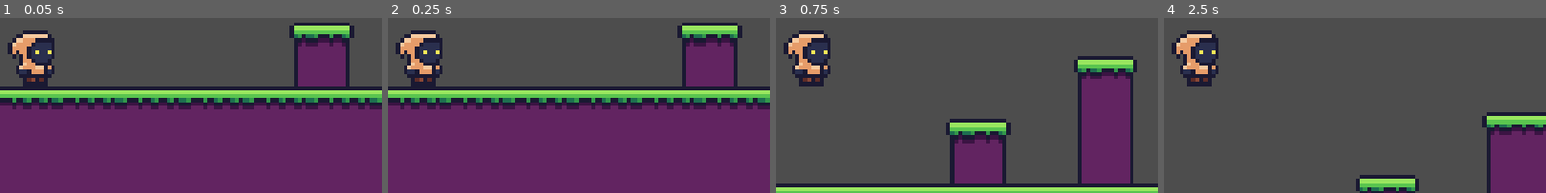
Above: before the commit, frames 1-4 (left to right).
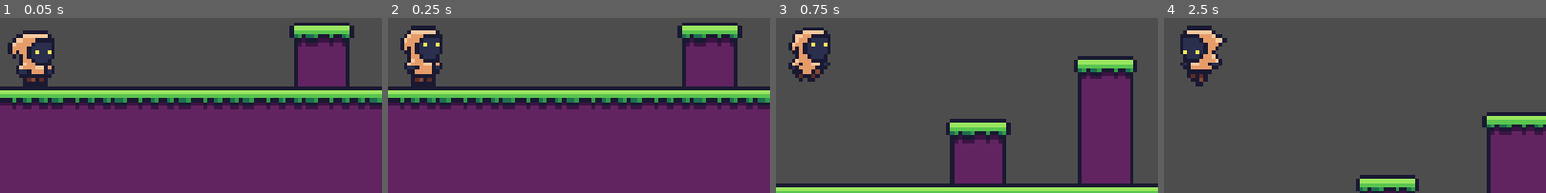
Above: after the commit, the same moments.

Repository: Gelis-hakutaku/godot_experimentations
Game: Godot game, scene res://Assets/Scenes/Platformer2D/Area_01.tscn
The game is run twice, just before and just after one commit, with the same random seed, the same clock (stepped at 60 frames per second) and the same inputs.
Inputs:
- Up to frame 1 (0.05 s): no input
- Up to frame 2 (0.25 s): no input
- Up to frame 3 (0.75 s): hold D (move right) from 0.53 s (still down); tap Space (jump) at 0.6 s
- Up to frame 4 (2.5 s): tap Space (jump) at 0.77, 1.07, 1.35, 1.52, 1.82, 2.1 s; release D (move right) at 2.03 s; hold A (move left) from 2.03 s (still down)
The pictures show only the part of the screen within x 45-95%, y 36-86%; the shares and areas given below are measured in that part.

Frame 1 is identical in both runs. In frame 2, 1.7% of the frame differs, in the area x 2-15%, y 4-35%; in frame 3, 2.0%; in frame 4, 2.9%, in the area x 2-17%, y 4-40%.

Commit message:
adding animation system on player character

Diff:
--- a/Assets/Scenes/Player_character.tscn
+++ b/Assets/Scenes/Player_character.tscn
@@ -1,14 +1,106 @@
 [gd_scene format=3 uid="uid://7r6nvr5dse81"]
 
-[ext_resource type="Script" uid="uid://dpdwm26ese5y6" path="res://Assets/Scripts/PlayerController.gd" id="1_4tm6d"]
+[ext_resource type="Script" uid="uid://dpdwm26ese5y6" path="res://Assets/Scripts/player_controller.gd" id="1_16tu1"]
 [ext_resource type="Texture2D" uid="uid://d2twas6sbh6jg" path="res://Assets/Sprites/player.png" id="2_16tu1"]
+[ext_resource type="Script" uid="uid://upug4wldvn7u" path="res://Assets/Scripts/player_animator.gd" id="2_70q5g"]
+
+[sub_resource type="Animation" id="Animation_tt0in"]
+resource_name = "Fall"
+step = 0.25
+tracks/0/type = "value"
+tracks/0/imported = false
+tracks/0/enabled = true
+tracks/0/path = NodePath("PlayerAnimator/Sprite2D:region_rect")
+tracks/0/interp = 1
+tracks/0/loop_wrap = true
+tracks/0/keys = {
+"times": PackedFloat32Array(0),
+"transitions": PackedFloat32Array(1),
+"update": 0,
+"values": [Rect2(0, 48, 16, 16)]
+}
+
+[sub_resource type="Animation" id="Animation_4tm6d"]
+resource_name = "Idle"
+length = 2.0
+loop_mode = 1
+step = 0.25
+tracks/0/type = "value"
+tracks/0/imported = false
+tracks/0/enabled = true
+tracks/0/path = NodePath("PlayerAnimator/Sprite2D:region_rect")
+tracks/0/interp = 0
+tracks/0/loop_wrap = true
+tracks/0/keys = {
+"times": PackedFloat32Array(0, 0.25, 0.5, 0.75, 1, 1.25, 1.5, 2),
+"transitions": PackedFloat32Array(1, 1, 1, 1, 1, 1, 1, 1),
+"update": 0,
+"values": [Rect2(0, 0, 16, 16), Rect2(16, 0, 16, 16), Rect2(32, 0, 16, 16), Rect2(48, 0, 16, 16), Rect2(64, 0, 16, 16), Rect2(80, 0, 16, 16), Rect2(96, 0, 16, 16), Rect2(96, 0, 16, 16)]
+}
+
+[sub_resource type="Animation" id="Animation_c20vq"]
+resource_name = "Jump"
+step = 0.25
+tracks/0/type = "value"
+tracks/0/imported = false
+tracks/0/enabled = true
+tracks/0/path = NodePath("PlayerAnimator/Sprite2D:region_rect")
+tracks/0/interp = 1
+tracks/0/loop_wrap = true
+tracks/0/keys = {
+"times": PackedFloat32Array(0),
+"transitions": PackedFloat32Array(1),
+"update": 0,
+"values": [Rect2(0, 32, 16, 16)]
+}
+
+[sub_resource type="Animation" id="Animation_t4edd"]
+resource_name = "Move"
+loop_mode = 1
+step = 0.25
+tracks/0/type = "value"
+tracks/0/imported = false
+tracks/0/enabled = true
+tracks/0/path = NodePath("PlayerAnimator/Sprite2D:region_rect")
+tracks/0/interp = 0
+tracks/0/loop_wrap = true
+tracks/0/keys = {
+"times": PackedFloat32Array(0, 0.25, 0.5, 0.75, 1),
+"transitions": PackedFloat32Array(1, 1, 1, 1, 1),
+"update": 0,
+"values": [Rect2(0, 16, 16, 16), Rect2(16, 16, 16, 16), Rect2(32, 16, 16, 16), Rect2(48, 16, 16, 16), Rect2(0, 16, 16, 16)]
+}
+
+[sub_resource type="Animation" id="Animation_16tu1"]
+length = 0.001
+tracks/0/type = "value"
+tracks/0/imported = false
+tracks/0/enabled = true
+tracks/0/path = NodePath("PlayerAnimator/Sprite2D:region_rect")
+tracks/0/interp = 1
+tracks/0/loop_wrap = true
+tracks/0/keys = {
+"times": PackedFloat32Array(0),
+"transitions": PackedFloat32Array(1),
+"update": 0,
+"values": [Rect2(0, 0, 16, 16)]
+}
+
+[sub_resource type="AnimationLibrary" id="AnimationLibrary_70q5g"]
+_data = {
+&"Fall": SubResource("Animation_tt0in"),
+&"Idle": SubResource("Animation_4tm6d"),
+&"Jump": SubResource("Animation_c20vq"),
+&"Move": SubResource("Animation_t4edd"),
+&"RESET": SubResource("Animation_16tu1")
+}
 
 [sub_resource type="CapsuleShape2D" id="CapsuleShape2D_1ku3n"]
 radius = 4.0
 height = 14.0
 
 [node name="PlayerCharacter" type="CharacterBody2D" unique_id=1309494651]
-script = ExtResource("1_4tm6d")
+script = ExtResource("1_16tu1")
 speed = 5.0
 jump_power = 8.0
 
@@ -16,16 +108,23 @@
 offset = Vector2(0, -15)
 zoom = Vector2(6, 6)
 
-[node name="Animator" type="Node2D" parent="." unique_id=1956733759]
+[node name="PlayerAnimator" type="Node2D" parent="." unique_id=1956733759 node_paths=PackedStringArray("player_controller", "animation_player", "sprite")]
+script = ExtResource("2_70q5g")
+player_controller = NodePath("..")
+animation_player = NodePath("AnimationPlayer")
+sprite = NodePath("Sprite2D")
 
-[node name="Sprite2D" type="Sprite2D" parent="Animator" unique_id=669475519]
+[node name="Sprite2D" type="Sprite2D" parent="PlayerAnimator" unique_id=669475519]
 position = Vector2(0, -8)
 texture = ExtResource("2_16tu1")
 region_enabled = true
 region_rect = Rect2(0, 0, 16, 16)
 
-[node name="AnimationPlayer" type="AnimationPlayer" parent="Animator" unique_id=1414604756]
+[node name="AnimationPlayer" type="AnimationPlayer" parent="PlayerAnimator" unique_id=1414604756]
 root_node = NodePath("../..")
+libraries/ = SubResource("AnimationLibrary_70q5g")
+autoplay = &"Idle"
+speed_scale = 1.5
 
 [node name="CollisionShape2D" type="CollisionShape2D" parent="." unique_id=508126204]
 position = Vector2(0, -7)
--- /dev/null
+++ b/Assets/Scripts/player_animator.gd
@@ -0,0 +1,24 @@
+extends Node2D
+
+@export var player_controller : PlayerController
+@export var animation_player : AnimationPlayer
+@export var sprite : Sprite2D
+
+func _process(delta):
+	#flip the sprite
+	if player_controller.direction == 1:
+		sprite.flip_h = false
+	elif player_controller.direction == -1:
+		sprite.flip_h = true
+
+	#play the movement animation
+	if abs(player_controller.velocity.x) > 0.0:
+		animation_player.play("Move")
+	else:
+		animation_player.play("Idle")
+
+	#play the jumping animation
+	if player_controller.velocity.y < 0.0:
+		animation_player.play("Jump")
+	elif player_controller.velocity.y > 0.0:
+		animation_player.play("Fall")
--- a/Assets/Scripts/PlayerController.gd
+++ b/Assets/Scripts/player_controller.gd
@@ -1,4 +1,5 @@
 extends CharacterBody2D
+class_name PlayerController
 
 @export var speed = 10.0
 @export var jump_power = 10.0
Not shown, added: Assets/Scripts/player_animator.gd.uid
Renamed: Assets/Scripts/PlayerController.gd.uid -> Assets/Scripts/player_controller.gd.uid
